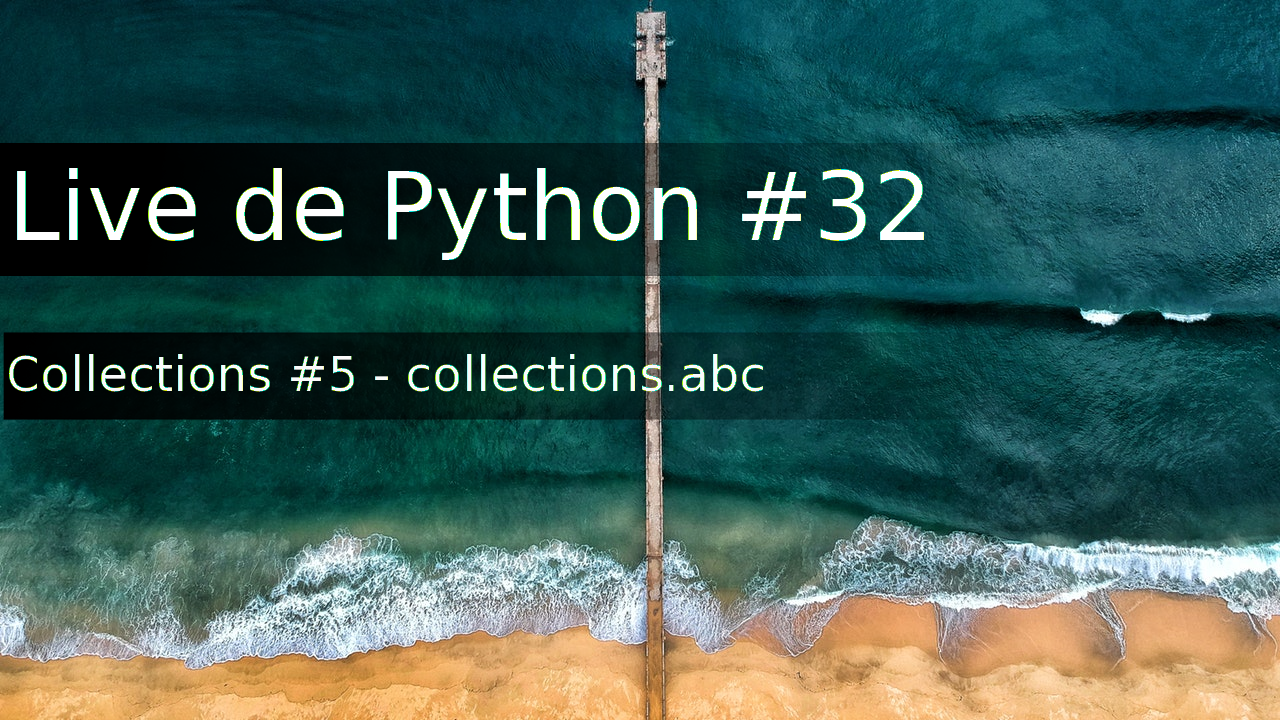
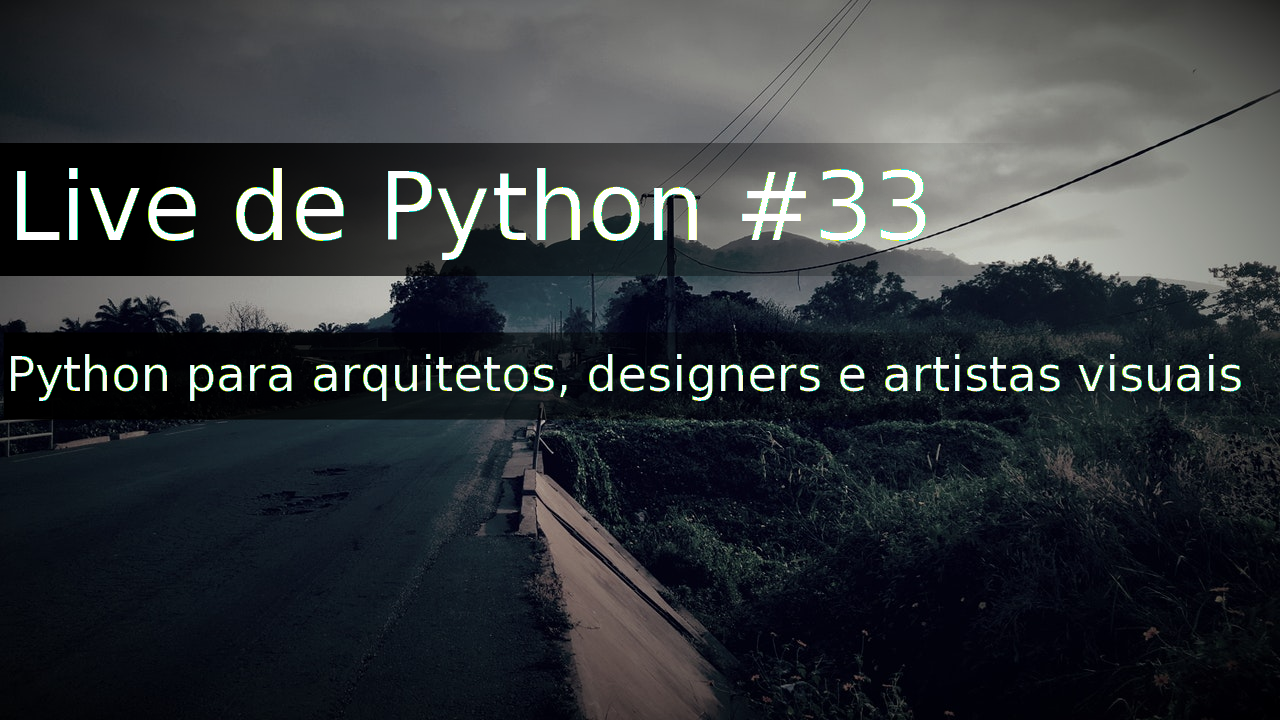
Two versions of the same layered image (1280 × 720). Layer-by-layer changes:
renamed "Collections #5 - collections.a..." to "Python para arquitetos, design...", painted on it over [9, 354, 1241, 401]
renamed "Live de Python #32" to "Live de Python #33", painted on it over [158, 168, 926, 260]
renamed "pexels-photo-697313.jpeg" to "pexels-photo-776526.jpeg", painted on it over [0, 0, 1280, 720]
